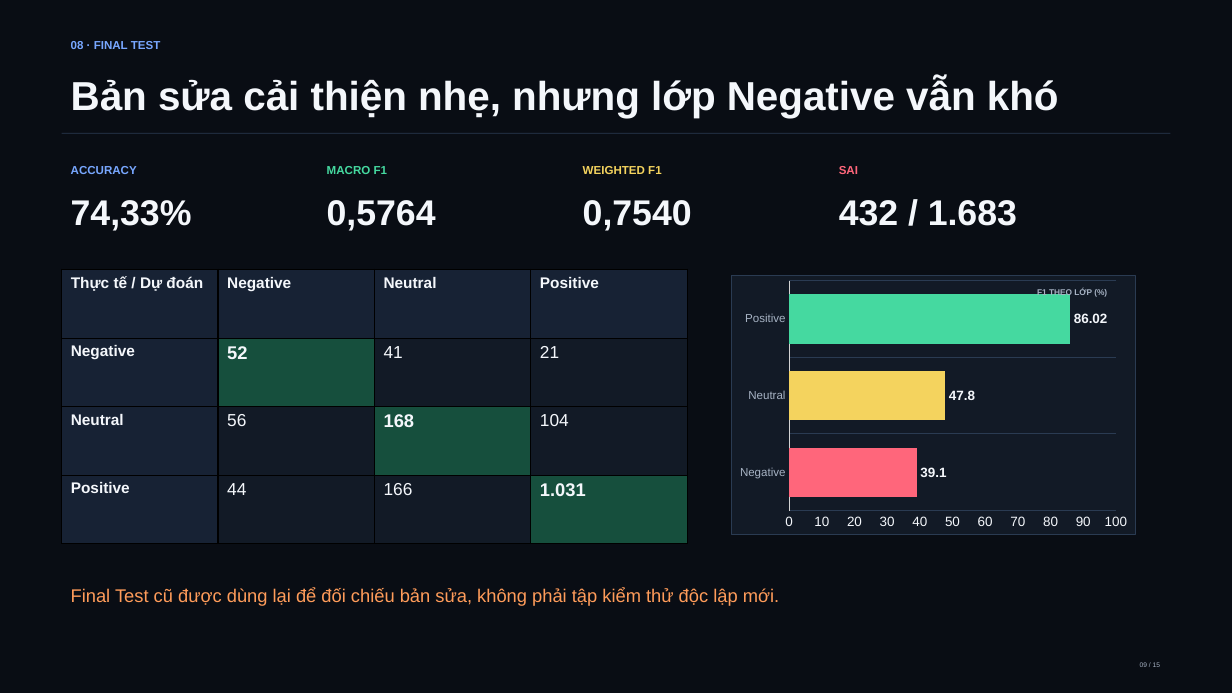
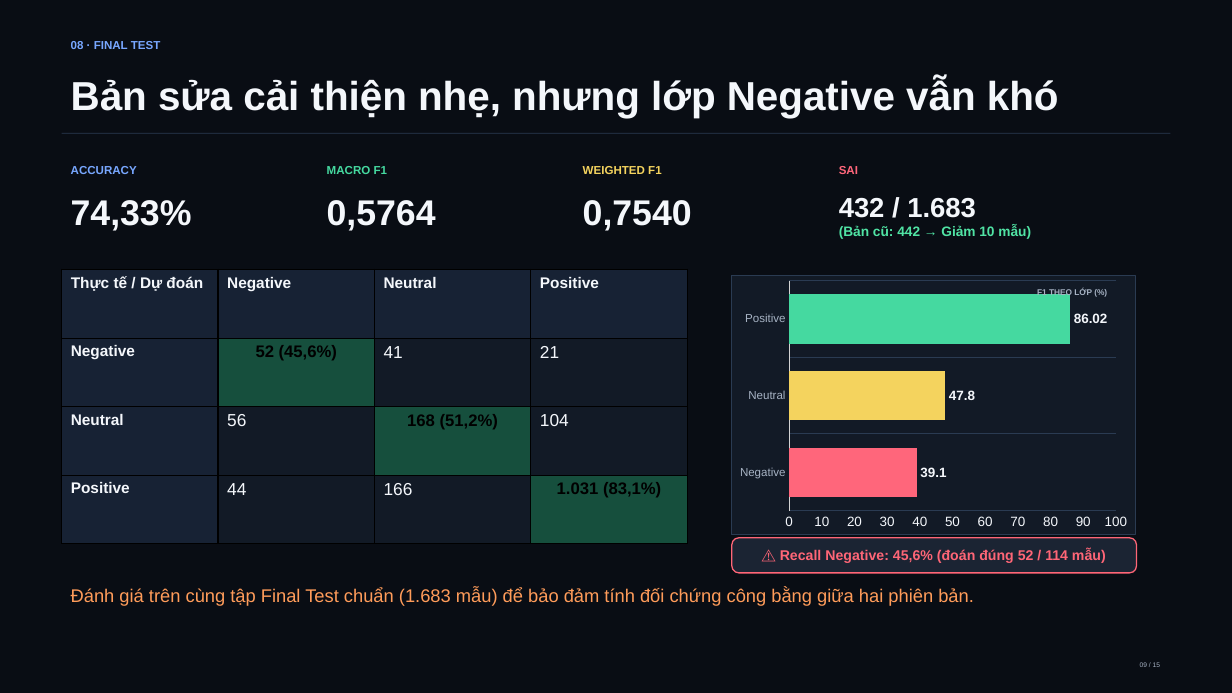
Before and after one commit to NDK2002/ML-Sentiment-Analysis-ITviec, a slide deck: slide 9 of reports/slides/ITviec_Sentiment_Analysis.pptx. Drawn at 1232x693 pixels with LibreOffice and Linux fonts; fonts in the diff are those of the drawing. Boxes give left, top, right and bottom in pixels: in the first picture for what was removed or moved away, otherwise in the second. Text is boxed around its words. In the diff, an @@ line names an element or a change of style, - is before the commit and + after.

Commit message:
docs(slides): sync presentation deck, script and Q&A with retrained_v2 metrics
- Synchronize Slide 9 metrics (Negative Recall 45.6%, error reduction -10)
- Add sample review quote box to Slide 12 (Negative 99.0%)
- Clarify error categorization wording on Slide 10
- Enrich defense Q&A on Logistic Regression vs SVM and retrained_v2
- Consolidate to single master PPTX file and sync DOCX/MD scripts

```diff
--- a/reports/slides/ITviec_Sentiment_Analysis.pptx
+++ b/reports/slides/ITviec_Sentiment_Analysis.pptx
@@ text at (x1=839, y1=198, x2=976, y2=218): size 27.7 to 21.4 pt in "432 / 1.683" @@
@@ text at (x1=839, y1=226, x2=1031, y2=239): paragraph added @@
+(Bản cũ: 442 → Giảm 10 mẫu)
@@ table at (x1=62, y1=270, x2=687, y2=544) @@
-row 2, column 2: 52
+row 2, column 2: 52 (45,6%)
-row 3, column 3: 168
+row 3, column 3: 168 (51,2%)
-row 4, column 4: 1.031
+row 4, column 4: 1.031 (83,1%)
@@ rounded rectangle added at (x1=732, y1=538, x2=1137, y2=573), fill #1B2433, outline #FF6677 1 pt, 11 pt, text #FF6677, bold @@
+⚠️ Recall Negative: 45,6% (đoán đúng 52 / 114 mẫu)
@@ text at (x1=71, y1=588, x2=974, y2=606): text changed @@
-Final Test cũ được dùng lại để đối chiếu bản sửa, không phải tập kiểm thử độc lập mới.
+Đánh giá trên cùng tập Final Test chuẩn (1.683 mẫu) để bảo đảm tính đối chứng công bằng giữa hai phiên bản.
```
Also in this commit, not shown: 2 other slides changed, 4 other files.
